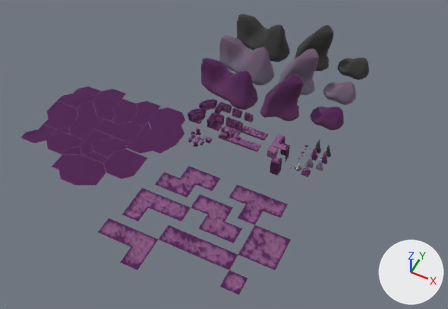
Before and after pictures for a commit that changed the FBX model TheLastEngineer/Assets/Art-2/AssetsFer/FBXs/Reemplazar/ModulosRoca01.fbx.
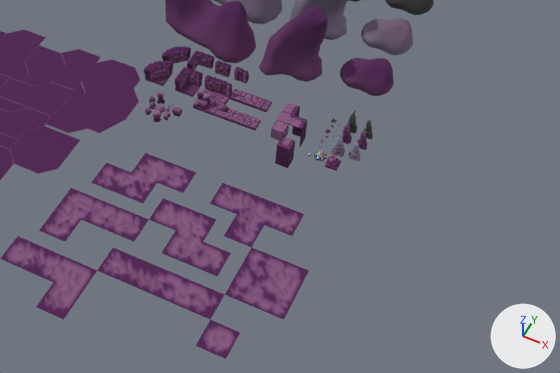
Each version appears first whole from a 50 mm camera at (29.9, -44.3, 52.7) aimed at (8.8, -2.0, -0.2), and next in a close-up on the part from 22% to 100% of the width and 23% to 98% of the height. Arrows for +X, +Y and +Z are at lower right; the lights stay in place. The last two pictures show the newer version. Where no turn or scale is listed for an object, it has been applied to the vertices.
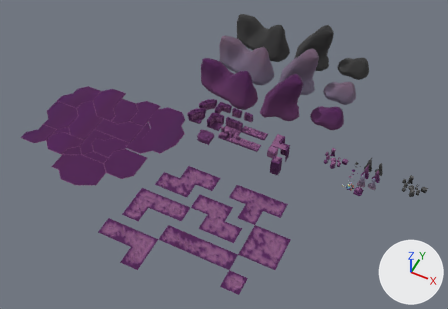
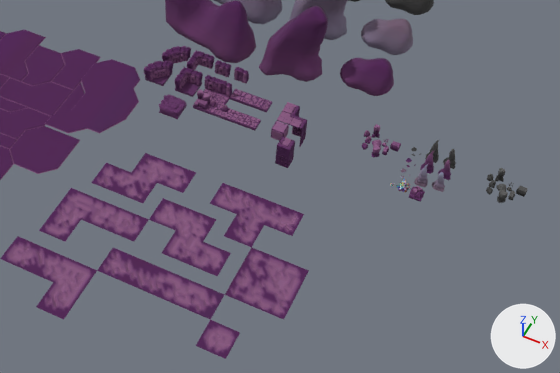
Changed parts and their boxes [x1, y1, x2, y2] in the close-ups (560 x 373 px):
'Object022', added (purple)
    after: [159, 95, 187, 119]
'Line100', moved
    before: [331, 134, 345, 157]
    after: [414, 164, 428, 188]
'Box006', moved
    before: [325, 155, 341, 171]
    after: [408, 186, 425, 202]
'Line101', moved
    before: [349, 142, 360, 162]
    after: [432, 172, 445, 192]
'Line098', moved
    before: [341, 121, 352, 144]
    after: [420, 151, 434, 174]
'Line040', moved
    before: [348, 111, 357, 134]
    after: [425, 140, 439, 163]
'Line099', moved
    before: [357, 130, 368, 150]
    after: [438, 160, 451, 180]
'Line041', moved
    before: [363, 120, 373, 139]
    after: [443, 149, 456, 169]
'GeoSphere001', moved
    before: [313, 148, 327, 162]
    after: [396, 178, 410, 192]
'Object012', moved
    before: [153, 110, 161, 122]
    after: [372, 145, 381, 158]
'Object011', moved
    before: [157, 90, 165, 104]
    after: [372, 124, 380, 138]
'Object014', moved
    before: [172, 107, 182, 117]
    after: [390, 141, 401, 152]
'Object034', added
    after: [497, 190, 508, 203]
'GeoSphere064', moved
    before: [155, 106, 165, 113]
    after: [372, 140, 382, 147]
'Object033', added
    after: [495, 168, 505, 182]
'Object036', added
    after: [516, 186, 528, 197]
'Object013', moved
    before: [164, 111, 171, 120]
    after: [382, 146, 389, 155]
'Object016', moved
    before: [149, 102, 156, 110]
    after: [365, 136, 372, 144]
'GeoSphere074', added
    after: [496, 184, 506, 191]
'Object035', added
    after: [508, 191, 515, 200]
'Object038', added
    after: [489, 180, 496, 188]

The change in detail:
Mesh me_mesh_108 is new.
It has 156 vertices, 298 faces and spans x -0.273..0.273, y -0.249..0.249, z -0.079..0.951.
It uses material mat_texturegradient (picture img_dehaht_jpeg).
Mesh me_mesh_109 is new.
It has 130 vertices, 248 faces and spans x -0.296..0.296, y -0.269..0.269, z -0.006..0.771.
It uses material mat_texturegradient (picture img_dehaht_jpeg).
Mesh me_mesh_101 is new.
It has 31 vertices, 48 faces and spans x -0.348..0.348, y -0.362..0.362, z 0.0..0.338.
It uses material mat_texturegradient (picture img_dehaht_jpeg).
Mesh me_mesh_113 is new.
It has 79 vertices, 137 faces and spans x -0.209..0.209, y -0.235..0.235, z 0.0..0.471.
It uses material mat_texturegradient (picture img_dehaht_jpeg).
Mesh me_mesh_111 is new.
It has 70 vertices, 136 faces and spans x -0.329..0.329, y -0.259..0.259, z -0.027..0.51.
It uses material mat_texturegradient (picture img_dehaht_jpeg).
Mesh me_mesh_110 is new.
It has 72 vertices, 140 faces and spans x -0.185..0.185, y -0.323..0.323, z -0.014..0.329.
It uses material mat_texturegradient (picture img_dehaht_jpeg).
Mesh me_mesh_099 is new.
It has 1256 vertices, 1254 faces and spans x -0.85..0.91, y -0.78..0.78, z -0.11..0.78.
It uses material mat_texturegradient (picture img_dehaht_jpeg).
Object 'Object016' (ob_object016) moves from (4.41, -1.38, 0.0) to (19.62, 2.51, 0.0).
Object 'GeoSphere064' (ob_geosphere064) moves from (5.05, -1.38, 0.0) to (20.26, 2.51, 0.0).
Object 'Line101' (ob_line101) moves from (19.29, 0.69, 0.0) to (25.33, 0.69, 0.0).
Object 'Object012' (ob_object012) moves from (5.28, -2.39, 0.0) to (20.5, 1.49, 0.0).
Object 'Object014' (ob_object014) moves from (6.33, -1.2, 0.0) to (21.54, 2.69, 0.0).
Object 'Line099' (ob_line099) moves from (19.36, 1.9, 0.0) to (25.4, 1.9, 0.0).
Object 'Object011' (ob_object011) moves from (4.72, -0.65, 0.0) to (19.94, 3.24, 0.0).
Object 'GeoSphere001' (ob_geosphere001) moves from (17.16, -0.4, 0.0) to (23.2, -0.4, 0.0).
Object 'Line041' (ob_line041) moves from (19.36, 3.01, 0.0) to (25.4, 3.01, 0.0).
Object 'Line100' (ob_line100) moves from (18.14, 0.62, 0.0) to (24.18, 0.62, 0.0).
Object 'Line098' (ob_line098) moves from (18.14, 1.95, 0.0) to (24.18, 1.95, 0.0).
Object 'Box006' (ob_box006) moves from (18.17, -0.6, -0.05) to (24.21, -0.6, -0.05).
Object 'Line040' (ob_line040) moves from (18.14, 3.07, 0.0) to (24.18, 3.07, 0.0).
Object 'Object013' (ob_object013) moves from (5.85, -1.77, 0.0) to (21.06, 2.12, 0.0).
Object 'Object033' (ob_object033) is new; it shows me_mesh_108.
Its location is (28.87, 3.24, 0.0).
Object 'Object034' (ob_object034) is new; it shows me_mesh_109.
Its location is (29.43, 1.49, 0.0).
Object 'GeoSphere074' (ob_geosphere074) is new; it shows me_mesh_101.
Its location is (29.19, 2.51, 0.0).
Object 'Object038' (ob_object038) is new; it shows me_mesh_113.
Its location is (28.55, 2.51, 0.0).
Object 'Object036' (ob_object036) is new; it shows me_mesh_111.
Its location is (30.47, 2.69, 0.0).
Object 'Object035' (ob_object035) is new; it shows me_mesh_110.
Its location is (29.99, 2.12, 0.0).
Object 'Object022' (ob_object022) is new; it shows me_mesh_099.
Its location is (5.75, -0.75, -0.1).
